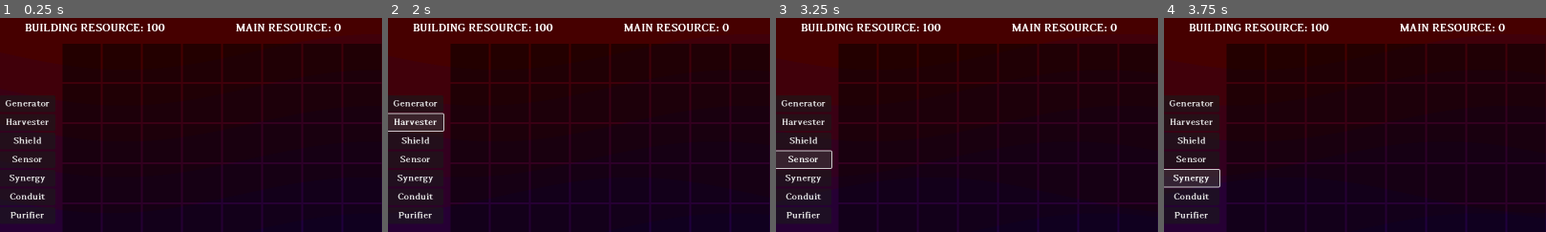
Above: before the commit, frames 1-4 (left to right).
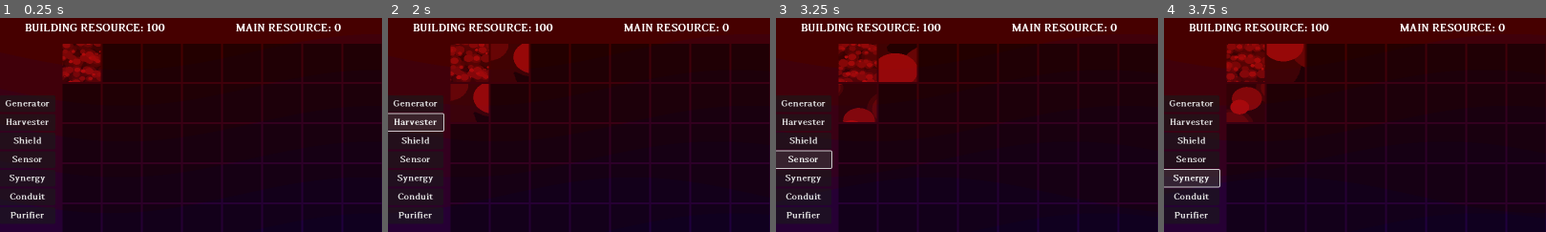
Above: after the commit, the same moments.

Repository: Chthonic-Studio/inner-grid
Game: Godot game, scene res://Scenes/level.tscn
Two runs of this game, one before a commit and one after it. Both use one fixed random seed, a clock stepped at 60 frames per second and the inputs below.
Inputs:
- Up to frame 1 (0.25 s): no input
- Up to frame 2 (2 s): click "Generator" at 0.5 s; click "Harvester" at 1.25 s
- Up to frame 3 (3.25 s): click "Shield" at 2 s; click "Sensor" at 2.75 s
- Up to frame 4 (3.75 s): click "Synergy" at 3.5 s
The pictures show only the part of the screen within x 0-50%, y 0-50%; the shares and areas given below are measured in that part.

The runs differ from the first frame. In frame 1, 1.8% of the frame differs, in the area x 16-27%, y 12-30%; in frame 2, 5.1%, in the area x 16-37%, y 12-49%; in frame 3, 4.0%; in frame 4, 4.7%.

Commit message:
Enhance blighted tile shader and visuals
Updated blighted_tile_shader.tres with new shader parameters for more dynamic effects. In tile.gd, each tile now gets a unique material instance, and shader parameters are interpolated based on blight value for smoother visual transitions. The update_visuals method now adjusts shader and modulate properties to better reflect blight progression.

Diff:
--- a/Assets/blighted_tile_shader.tres
+++ b/Assets/blighted_tile_shader.tres
@@ -8,7 +8,7 @@
 shader_parameter/bottom_color = Color(0.94905585, 0.06100855, 0.06100855, 0.8)
 shader_parameter/top_color = Color(0, 0, 0, 0.5)
 shader_parameter/tex = ExtResource("2_pv6n1")
-shader_parameter/layer_count = 2
-shader_parameter/time_scale = 0.3130000148675
-shader_parameter/base_intensity = 1.0
-shader_parameter/size = 0.43201002051975
+shader_parameter/layer_count = 16
+shader_parameter/time_scale = 0.4590000218025
+shader_parameter/base_intensity = 0.806000038285
+shader_parameter/size = 0.33101001572225
--- a/Scripts/tile.gd
+++ b/Scripts/tile.gd
@@ -18,7 +18,7 @@
 @export var has_node : bool
 @export var has_blight: bool # True if blight > 0
 @export var is_fully_blighted: bool = false # True if reached max
-@export var blight_value: float = 0.0 # Changed to float for granular resistance math
+@export var blight_value: float = 0.0
 
 const MAX_BLIGHT_VALUE = 100.0
 
@@ -27,7 +27,15 @@
 var local_node : GameNode
 
 func _ready() -> void:
-	pass
+	# CRITICAL FIX: Create a unique material instance for this tile
+	# This allows us to change shader parameters (like intensity) without affecting other tiles
+	if tile_texture and tile_texture.material:
+		tile_texture.material = tile_texture.material.duplicate()
+
+		# Initialize shader to "invisible" state (intensity 0)
+		(tile_texture.material as ShaderMaterial).set_shader_parameter("base_intensity", 0.0)
+
+		# NOTE: We removed the color overrides here to use the default Red from the resource
 
 func setup(row_: int, col_: int, blocked_: bool, blight_resist_: float, dps_: float) -> void:
 	row = row_
@@ -57,7 +65,6 @@
 func _on_tile_button_pressed() -> void:
 	if blocked:
 		return
-	# FIX: Send (col, row) instead of (row, col) to match standard X/Y axes
 	request_placement.emit(self, Vector2i(col, row))
 
 func on_tile_input( input : InputEvent ) -> void:
@@ -104,14 +111,11 @@
 		return
 	var node_instance = node_scene.instantiate()
 	node_instance.node_type = node_type
-
-	# FIX: Assign grid_position as (col, row)
 	node_instance.grid_position = Vector2i(col, row)
 
 	add_child(node_instance)
 	local_node = node_instance
 	has_node = true
-	# FIX: Emit (col, row)
 	node_placed.emit(self, Vector2i(col, row), node_instance)
 
 func remove_node() -> void:
@@ -119,7 +123,6 @@
 		local_node.queue_free()
 		local_node = null
 		has_node = false
-		# FIX: Emit (col, row)
 		node_removed.emit(self, Vector2i(col, row))
 
 func flash_red() -> void:
@@ -130,13 +133,53 @@
 func update_visuals() -> void:
 	if tile_texture == null:
 		tile_texture = $TileTexture
+
 	if blocked:
 		tile_texture.modulate = Color(0.2, 0.2, 0.2, 1.0)
-	elif is_fully_blighted:
-		tile_texture.modulate = Color(0.2, 0.0, 0.3, 1.0) # Deep purple for full blight
-	elif has_blight:
-		# Gradient from White to Purple based on blight value
+		if tile_texture.material:
+			(tile_texture.material as ShaderMaterial).set_shader_parameter("base_intensity", 0.0)
+		return
+
+	# --- SHADER LOGIC ---
+	if tile_texture.material is ShaderMaterial:
+		var mat = tile_texture.material as ShaderMaterial
 		var ratio = blight_value / MAX_BLIGHT_VALUE
-		tile_texture.modulate = Color.WHITE.lerp(Color(0.5, 0.0, 0.5, 1.0), ratio)
+
+		# Piecewise Linear Interpolation based on requests
+		var target_time_scale : float
+		var target_layer_count : int
+		var target_size : float
+
+		if ratio <= 0.5:
+			# Range 0% -> 50%
+			var t = ratio / 0.5
+			# Time Scale: 0.006 -> 0.2
+			target_time_scale = lerpf(0.006, 0.2, t)
+			# Layer Count: 2 -> 8
+			target_layer_count = int(lerpf(2.0, 8.0, t))
+			# Size: 1.0 -> 0.25
+			target_size = lerpf(1.0, 0.25, t)
+		else:
+			# Range 50% -> 100%
+			var t = (ratio - 0.5) / 0.5
+			# Time Scale: 0.2 -> 0.45
+			target_time_scale = lerpf(0.2, 0.45, t)
+			# Layer Count: 8 -> 16
+			target_layer_count = int(lerpf(8.0, 16.0, t))
+			# Size: 0.25 -> 0.1
+			target_size = lerpf(0.25, 0.1, t)
+
+		mat.set_shader_parameter("time_scale", target_time_scale)
+		mat.set_shader_parameter("layer_count", target_layer_count)
+		mat.set_shader_parameter("size", target_size)
+
+		# Ensure visibility ramps up quickly so the effect is seen immediately when blight starts
+		# We cap it at 1.0 (base_intensity default)
+		var intensity = clamp(ratio * 5.0, 0.0, 1.0)
+		mat.set_shader_parameter("base_intensity", intensity)
+
+	# --- MODULATE LOGIC ---
+	if is_fully_blighted:
+		tile_texture.modulate = Color(0.8, 0.8, 0.8, 1.0)
 	else:
 		tile_texture.modulate = Color(1, 1, 1, 0.7)
